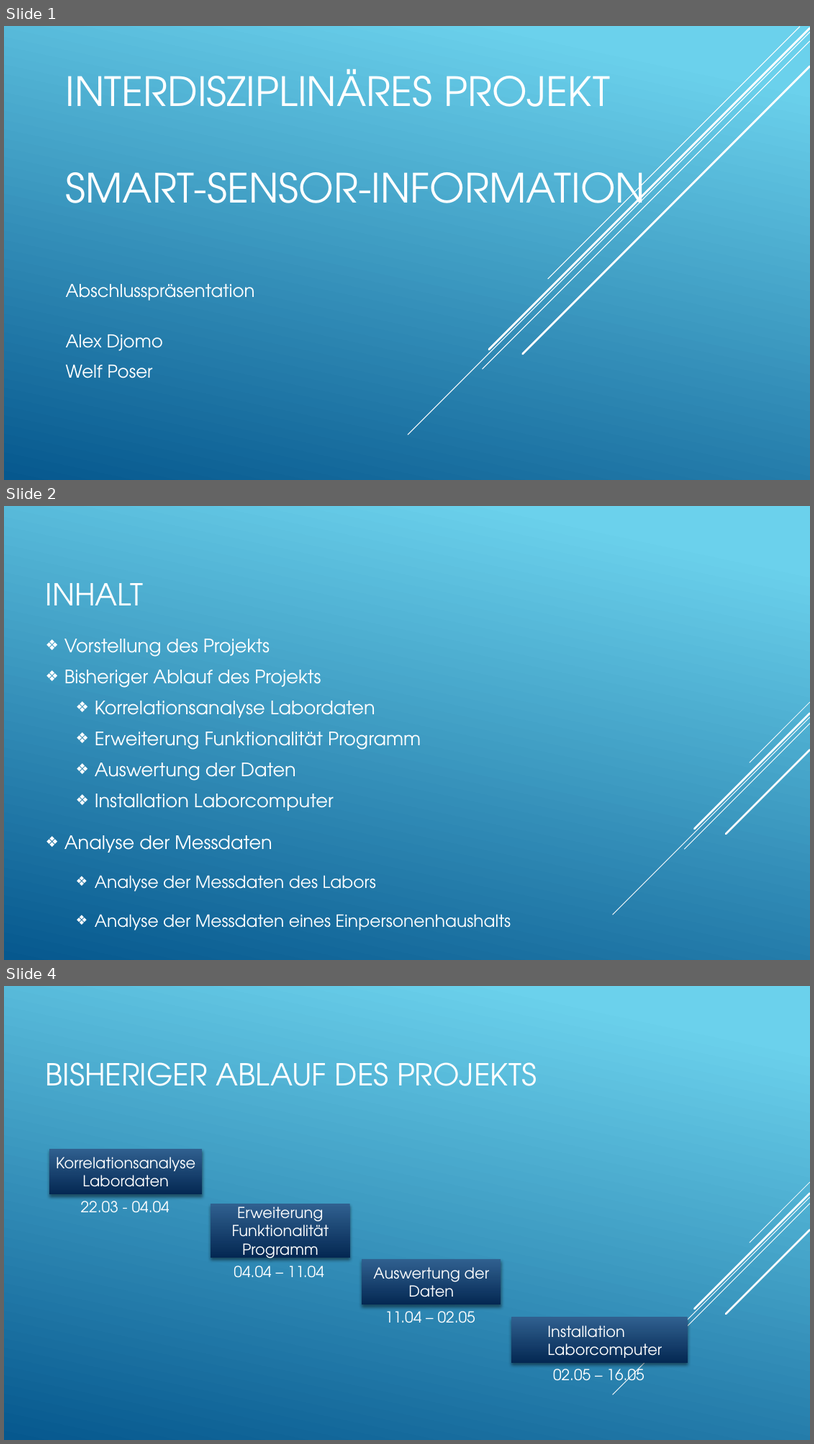
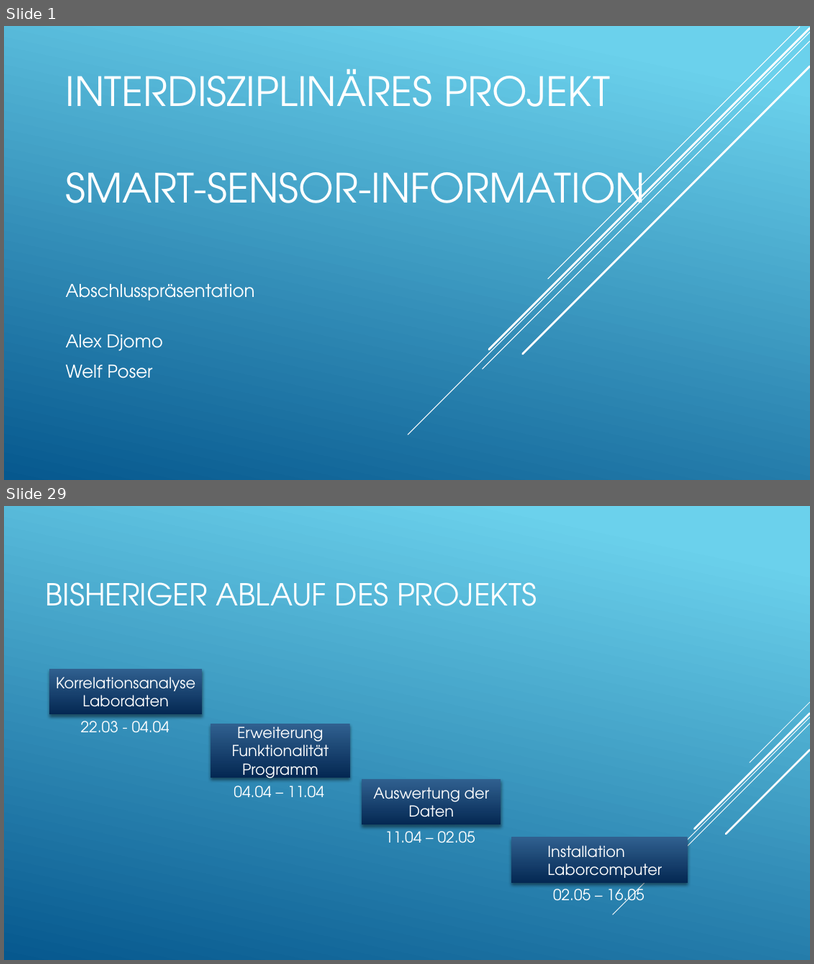
Before and after one commit to Dragnee1Natsu/Air-q-Projekt, a slide deck: Abschlusspräsentation.pptx. Shown one above the other, each under a label of ours: slides 1, 2 and 4 before the commit, slides 1 and 29 after it; the slides between them are not shown. The pictures are 814x1444 and 814x964 pixels, drawn with LibreOffice and Linux fonts; fonts in the diff are those of the drawing. Boxes give left, top, right and bottom in pixels: in the first picture for what was removed or moved away, otherwise in the second. Text is boxed around its words. In the diff, an @@ line names an element or a change of style, - is before the commit and + after.

```diff
--- a/Abschlusspräsentation.pptx
+++ b/Abschlusspräsentation.pptx
@@ slide 2 removed at (4, 506, 810, 960), background gradient #6ED2EB to #06588E; not listed: 5 template elements that a slide beside it also shows @@
@@ title removed at (46, 583, 144, 605) @@
-INHALT
@@ text removed at (64, 638, 512, 930) @@
-❖ Vorstellung des Projekts
-❖ Bisheriger Ablauf des Projekts
-  ❖ Korrelationsanalyse Labordaten
-  ❖ Erweiterung Funktionalität Programm
-  ❖ Auswertung der Daten
-  ❖ Installation Laborcomputer
-❖ Analyse der Messdaten
-  ❖ Analyse der Messdaten des Labors
-  ❖ Analyse der Messdaten eines Einpersonenhaushalts
@@ what was slide 4 is now slide 29 @@
```
Also in this commit, not shown: 4 slides changed, 26 slides added, 2 other slides removed.
